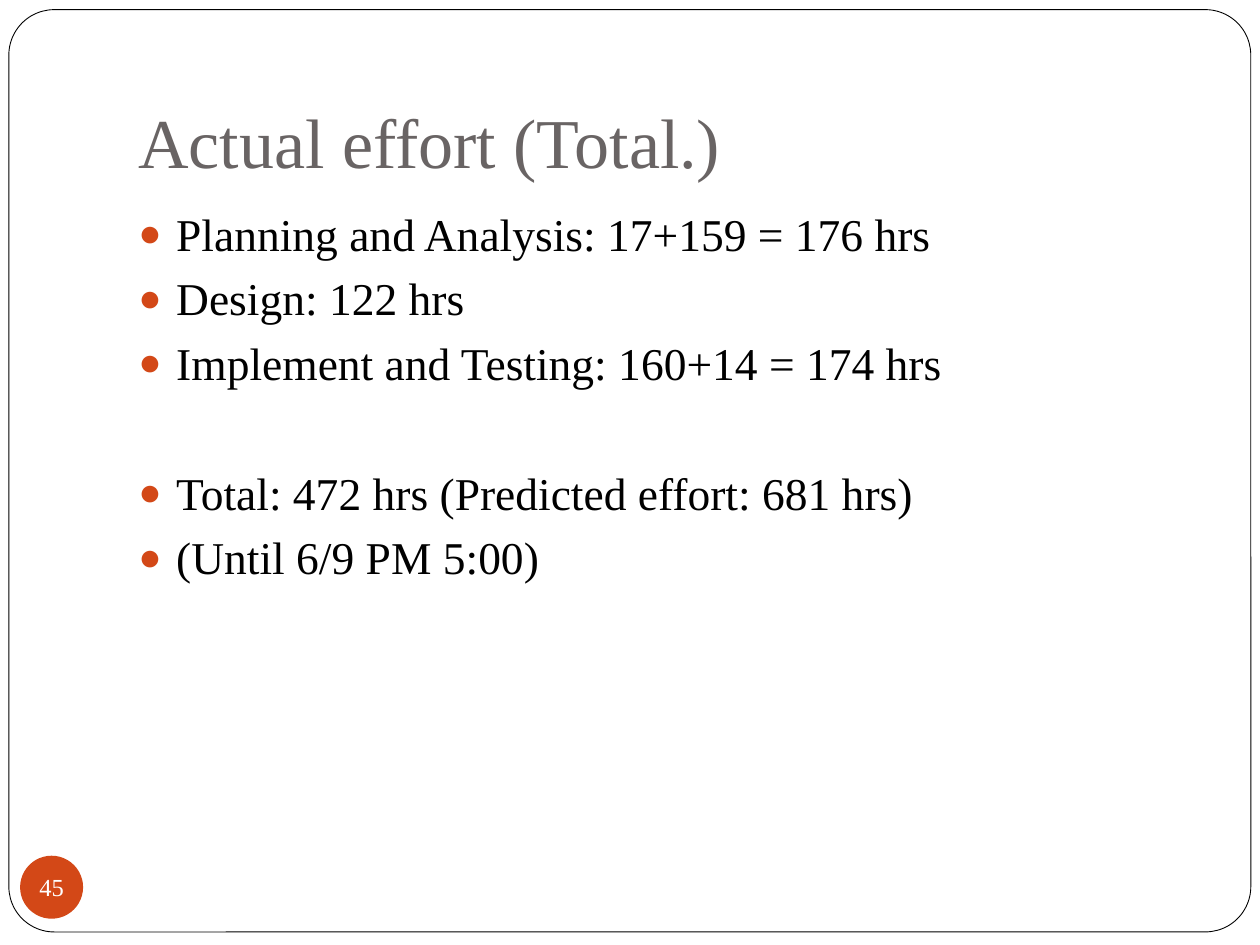
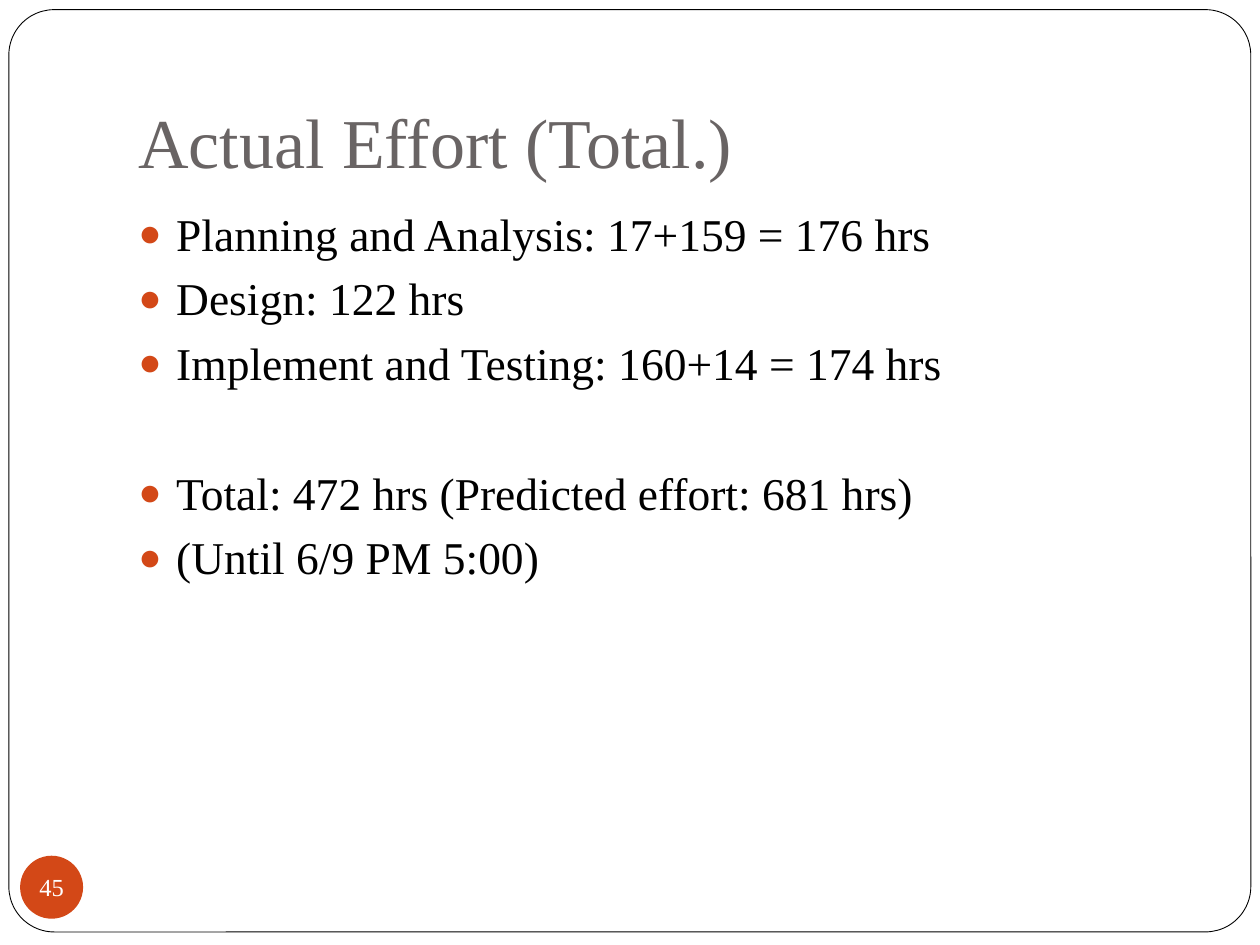
Before and after one commit to 2014-sed-team3/term-project, a slide deck: slide 45 of project/report/report.pptx. Drawn at 1260x945 pixels with LibreOffice and Linux fonts; fonts in the diff are those of the drawing. Boxes give left, top, right and bottom in pixels: in the first picture for what was removed or moved away, otherwise in the second. Text is boxed around its words. In the diff, an @@ line names an element or a change of style, - is before the commit and + after.

Commit message:
Add some slides

```diff
--- a/project/report/report.pptx
+++ b/project/report/report.pptx
@@ title at bbox=[138, 118, 732, 181]: text changed @@
-Actual effort (Total.)
+Actual Effort (Total.)
```
Also in this commit, not shown: 8 other slides changed, 4 slides added.
